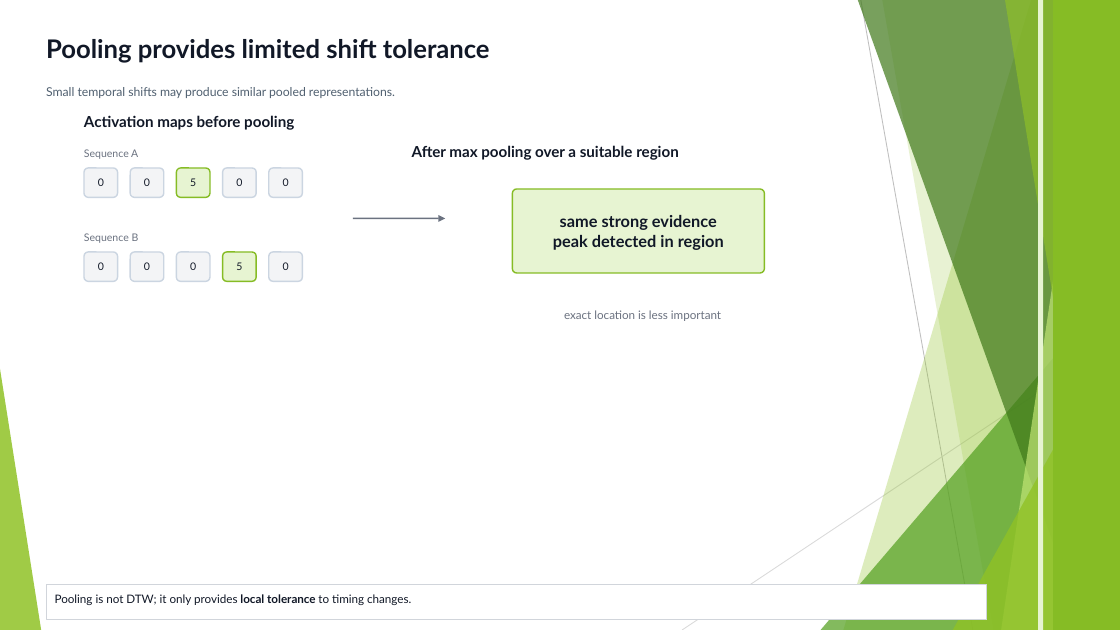
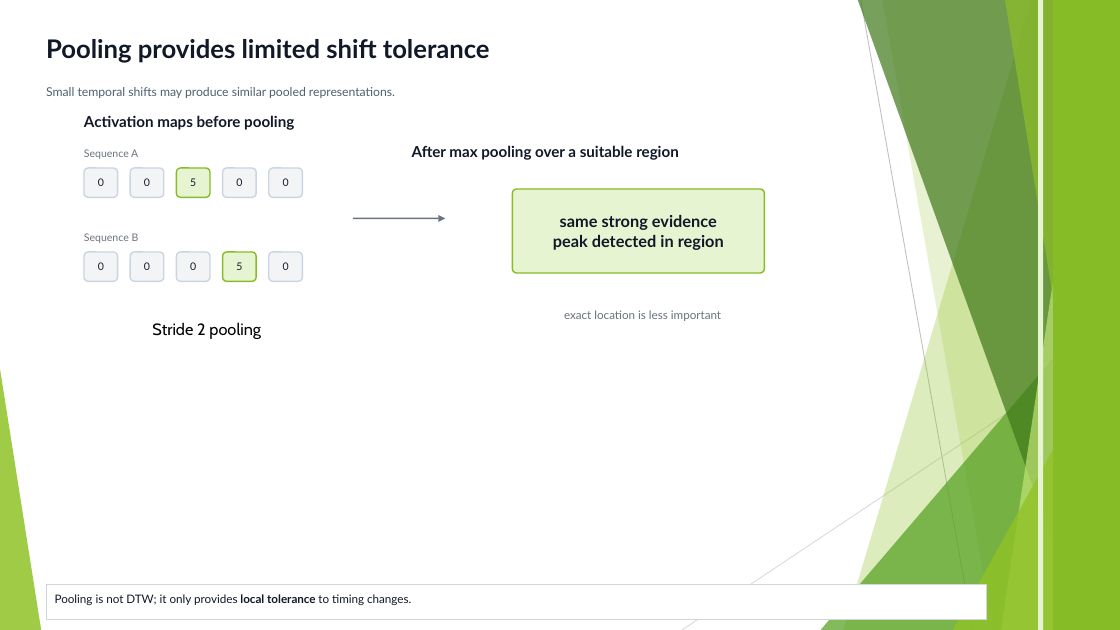
Before and after one commit to FranzGH/timeseries, a slide deck: slide 85 of Slides/05 CNNs.pptx. Drawn at 1120x630 pixels with LibreOffice and Linux fonts; fonts in the diff are those of the drawing. Boxes give left, top, right and bottom in pixels: in the first picture for what was removed or moved away, otherwise in the second. Text is boxed around its words. In the diff, an @@ line names an element or a change of style, - is before the commit and + after.

```diff
--- a/Slides/05 CNNs.pptx
+++ b/Slides/05 CNNs.pptx
@@ text added at box(152, 322, 261, 339), 14 pt, text #000000 @@
+Stride 2 pooling
```
Also in this commit, not shown: 11 other slides changed.
